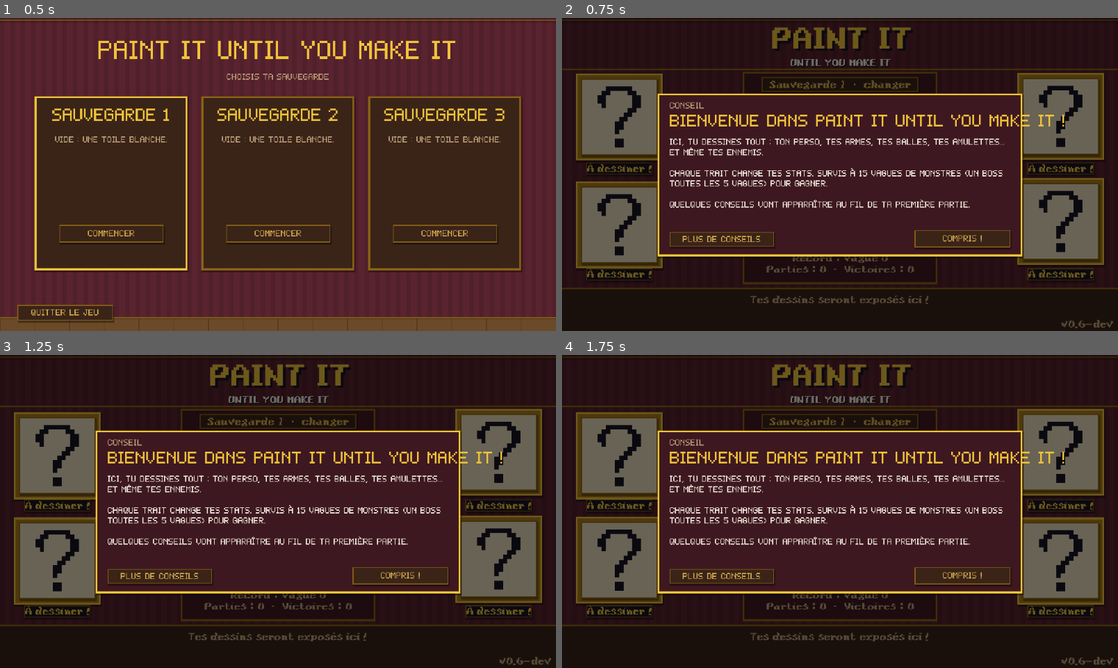
Above: before the commit, frames 1-4 (two rows, left to right).
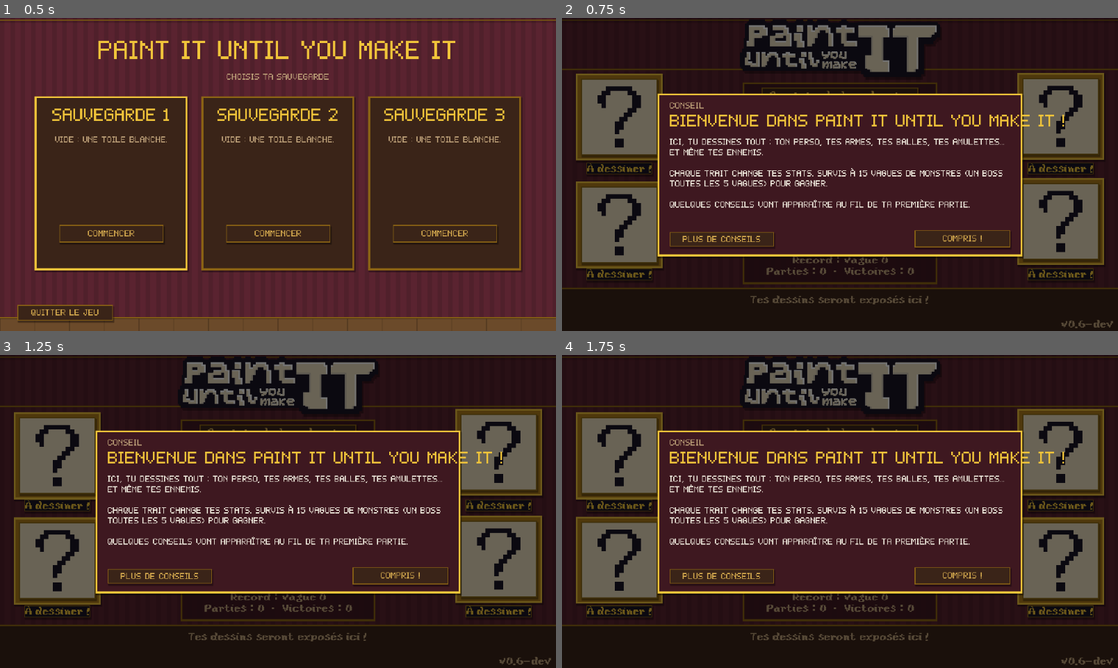
Above: after the commit, the same moments.

Repository: Vltbcq/VowelGame
Game: Godot game, scene res://scenes/main.tscn
Two runs of this game, one before a commit and one after it. Both use one fixed random seed, a clock stepped at 60 frames per second and the inputs below.
Inputs:
- Up to frame 1 (0.5 s): no input
- Up to frame 2 (0.75 s): click "Commencer" at 0.5 s
- Up to frame 3 (1.25 s): no input
- Up to frame 4 (1.75 s): click "Nouvelle partie" at 1.25 s

Frame 1 is identical in both runs. In frame 2, 5.8% of the frame differs, in the area x 32-68%, y 0-82%; in frame 3, 5.8%; in frame 4, 5.8%.

Commit message:
Écran titre : le logo du jeu à la place du titre en texte
Co-Authored-By: Claude Opus 5.5 <noreply@anthropic.com>

Diff:
--- a/scripts/autoload/ui.gd
+++ b/scripts/autoload/ui.gd
@@ -304,3 +304,21 @@
 					sbx.content_margin_bottom = MENU_MARGIN
 					(c as Button).add_theme_stylebox_override(st, sbx)
 		use_menu_font(c)
+
+
+## Le logo du jeu (assets/logo.png), centré, avec une ombre portée. Largeur en pixels de jeu.
+func logo(parent: Node, center_x: float, y: float, w := 230.0) -> TextureRect:
+	var tex: Texture2D = load("res://assets/logo.png")
+	var h := w * tex.get_height() / tex.get_width()
+	var sh := TextureRect.new()
+	sh.texture = tex
+	sh.expand_mode = TextureRect.EXPAND_IGNORE_SIZE
+	sh.stretch_mode = TextureRect.STRETCH_SCALE
+	sh.texture_filter = CanvasItem.TEXTURE_FILTER_NEAREST
+	sh.modulate = Color(0, 0, 0, 0.35)
+	sh.mouse_filter = Control.MOUSE_FILTER_IGNORE
+	put(parent, sh, Vector2(center_x - w / 2.0 + 2, y + 3), Vector2(w, h))
+	var tr := sh.duplicate() as TextureRect
+	tr.modulate = Color.WHITE
+	put(parent, tr, Vector2(center_x - w / 2.0, y), Vector2(w, h))
+	return tr
--- a/scripts/ui/title_screen.gd
+++ b/scripts/ui/title_screen.gd
@@ -54,10 +54,7 @@
 	UI.put(self, parade, Vector2.ZERO, Vector2(640, 360))
 
 	# Titre
-	UI.put(self, UI.label("PAINT IT", 40, Pal.INK, HORIZONTAL_ALIGNMENT_CENTER), Vector2(3, 4), Vector2(640, 44))
-	UI.put(self, UI.label("PAINT IT", 40, Pal.ACCENT, HORIZONTAL_ALIGNMENT_CENTER), Vector2(0, 1), Vector2(640, 44))
-	UI.put(self, UI.label("UNTIL YOU MAKE IT", 10, Pal.INK, HORIZONTAL_ALIGNMENT_CENTER), Vector2(1, 46), Vector2(640, 14))
-	UI.put(self, UI.label("UNTIL YOU MAKE IT", 10, Pal.TEXT, HORIZONTAL_ALIGNMENT_CENTER), Vector2(0, 45), Vector2(640, 14))
+	UI.logo(self, 320.0, 2.0)
 
 	# Cadres
 	for i in FRAME_SPOTS.size():
@@ -67,11 +64,11 @@
 
 	# Menu au centre, dans un panneau
 	var mp := UI.panel(Color(Pal.BG, 0.92), Pal.BORDER, 2)
-	UI.put(self, mp, Vector2(208, 62), Vector2(224, 244))
+	UI.put(self, mp, Vector2(208, 74), Vector2(224, 232))
 	var sb := UI.hotkey(UI.button("Sauvegarde %d  ·  changer" % Meta.slot, func(): done.emit("slots")), [KEY_S])
 	UI.put(mp, sb, Vector2(22, 6), Vector2(180, 16))
 	var vb := VBoxContainer.new()
-	vb.add_theme_constant_override("separation", 7)
+	vb.add_theme_constant_override("separation", 6)
 	UI.put(mp, vb, Vector2(22, 30), Vector2(180, 150))
 	var run := Meta.read_run() if Meta.has_run() else {}
 	if not run.is_empty():
@@ -88,7 +85,7 @@
 	vb.add_child(UI.button("Quitter", func(): done.emit("quit")))
 	var d := Meta.data
 	var info := "Record : vague %d\nParties : %d  ·  Victoires : %d" % [int(d.best_wave), int(d.runs), int(d.wins)]
-	UI.put(mp, UI.label(info, 10, Pal.DIM, HORIZONTAL_ALIGNMENT_CENTER), Vector2(0, 208), Vector2(224, 30))
+	UI.put(mp, UI.label(info, 10, Pal.DIM, HORIZONTAL_ALIGNMENT_CENTER), Vector2(0, 198), Vector2(224, 30))
 
 	for i in 3:
 		_spawn_walker(randf_range(40.0, 600.0))
Binary file added: assets/logo.png
Not shown, added: assets/logo.png.import
Binary file added: docs/logo_jeu_source.png
Not shown, changed: README.md
